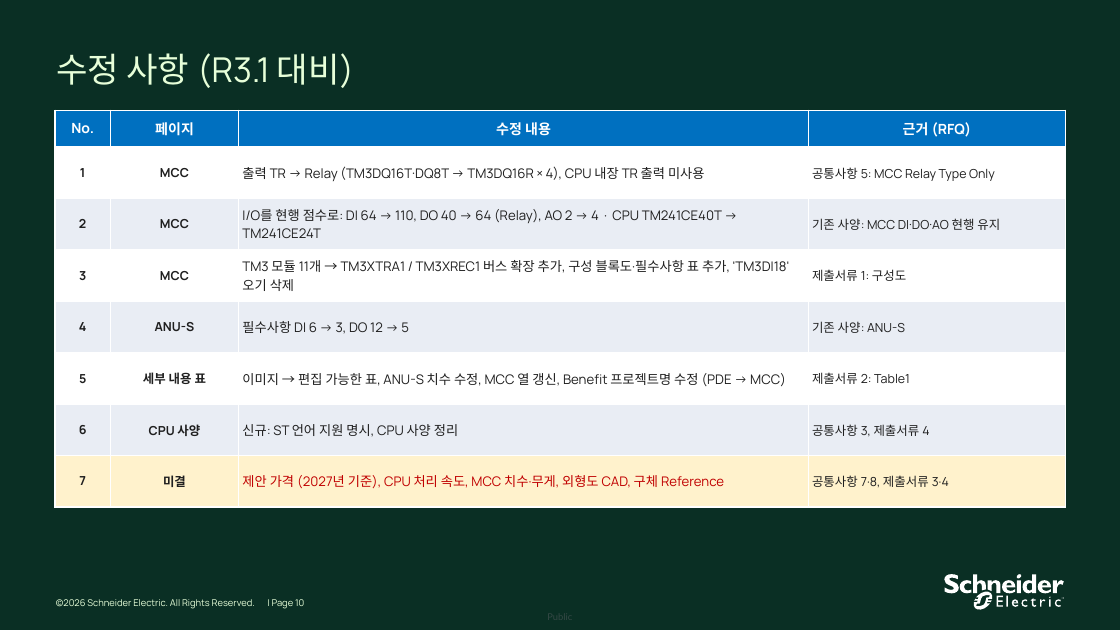
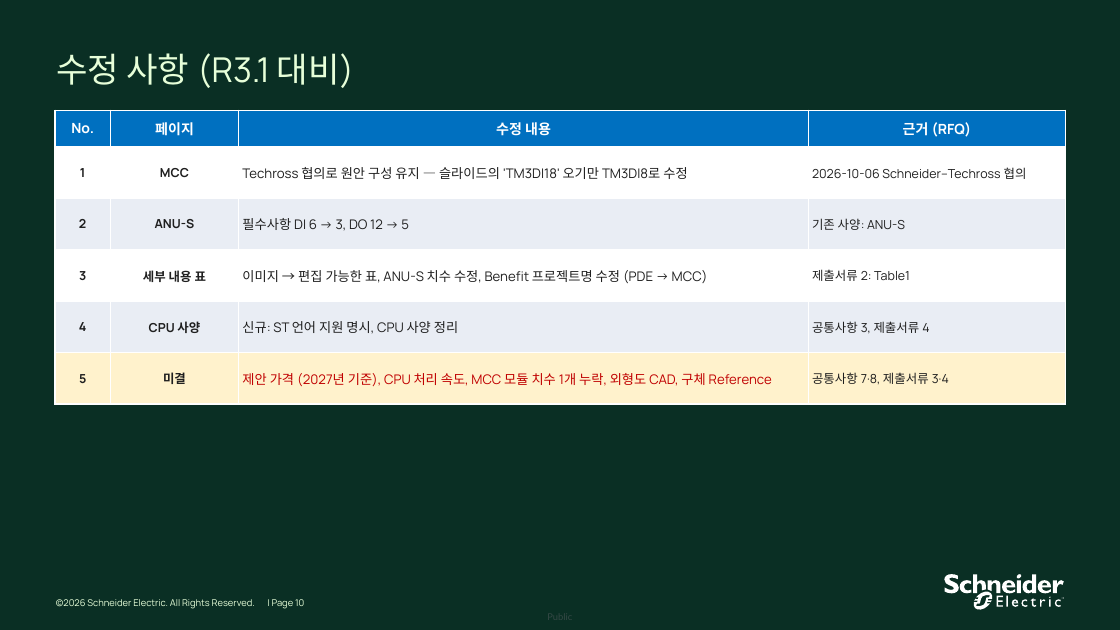
Before and after one commit to bmk3037/New-Project, a slide deck: slide 10 of Schneider_PLC_Configuration_Techross_수정본.pptx. Drawn at 1120x630 pixels with LibreOffice and Linux fonts; fonts in the diff are those of the drawing; background and template pictures are left out. Boxes give left, top, right and bottom in pixels: in the first picture for what was removed or moved away, otherwise in the second. Text is boxed around its words. In the diff, an @@ line names an element or a change of style, - is before the commit and + after.

```diff
--- a/Schneider_PLC_Configuration_Techross_수정본.pptx
+++ b/Schneider_PLC_Configuration_Techross_수정본.pptx
@@ table at [55, 110, 1066, 403] @@
-row 2: 1 | MCC | 출력 TR → Relay (TM3DQ16T·DQ8T → TM3DQ16R × 4), CPU 내장 TR 출력 미사용 | 공통사항 5: MCC Relay Type Only
-row 3: 2 | MCC | I/O를 현행 점수로: DI 64 → 110, DO 40 → 64 (Relay), AO 2 → 4 · CPU TM241CE40T → TM241CE24T | 기존 사양: MCC DI·DO·AO 현행 유지
-row 4: 3 | MCC | TM3 모듈 11개 → TM3XTRA1 / TM3XREC1 버스 확장 추가, 구성 블록도·필수사항 표 추가, 'TM3DI18' 오기 삭제 | 제출서류 1: 구성도
-row 5: 4 | ANU-S | 필수사항 DI 6 → 3, DO 12 → 5 | 기존 사양: ANU-S
-row 6: 5 | 세부 내용 표 | 이미지 → 편집 가능한 표, ANU-S 치수 수정, MCC 열 갱신, Benefit 프로젝트명 수정 (PDE → MCC) | 제출서류 2: Table1
-row 7: 6 | CPU 사양 | 신규: ST 언어 지원 명시, CPU 사양 정리 | 공통사항 3, 제출서류 4
-row 8: 7 | 미결 | 제안 가격 (2027년 기준), CPU 처리 속도, MCC 치수·무게, 외형도 CAD, 구체 Reference | 공통사항 7·8, 제출서류 3·4
+row 2: 1 | MCC | Techross 협의로 원안 구성 유지 — 슬라이드의 'TM3DI18' 오기만 TM3DI8로 수정 | 2026-10-06 Schneider–Techross 협의
+row 3: 2 | ANU-S | 필수사항 DI 6 → 3, DO 12 → 5 | 기존 사양: ANU-S
+row 4: 3 | 세부 내용 표 | 이미지 → 편집 가능한 표, ANU-S 치수 수정, Benefit 프로젝트명 수정 (PDE → MCC) | 제출서류 2: Table1
+row 5: 4 | CPU 사양 | 신규: ST 언어 지원 명시, CPU 사양 정리 | 공통사항 3, 제출서류 4
+row 6: 5 | 미결 | 제안 가격 (2027년 기준), CPU 처리 속도, MCC 모듈 치수 1개 누락, 외형도 CAD, 구체 Reference | 공통사항 7·8, 제출서류 3·4
```
Also in this commit, not shown: 3 other slides changed, 1 other file.
